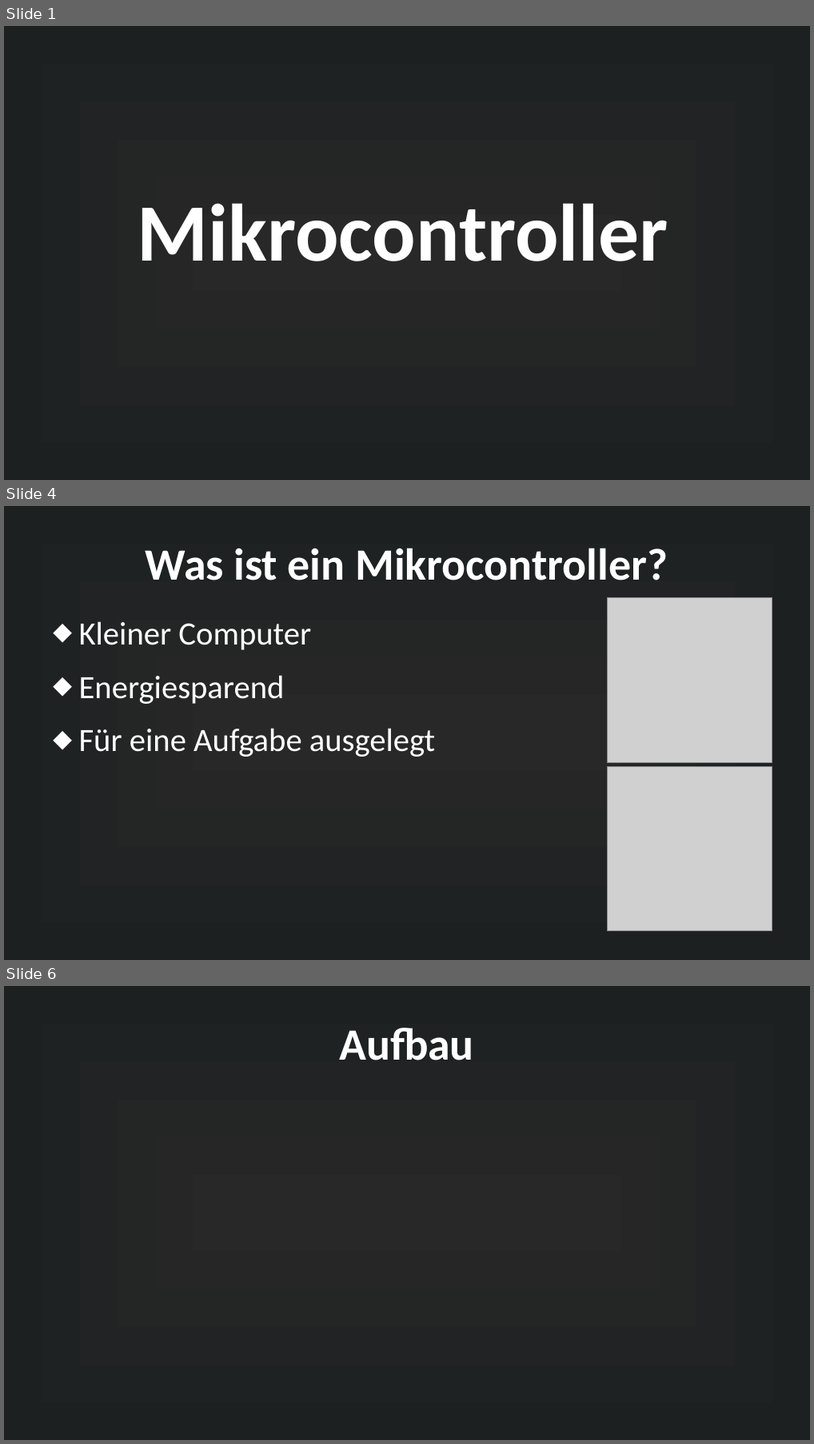
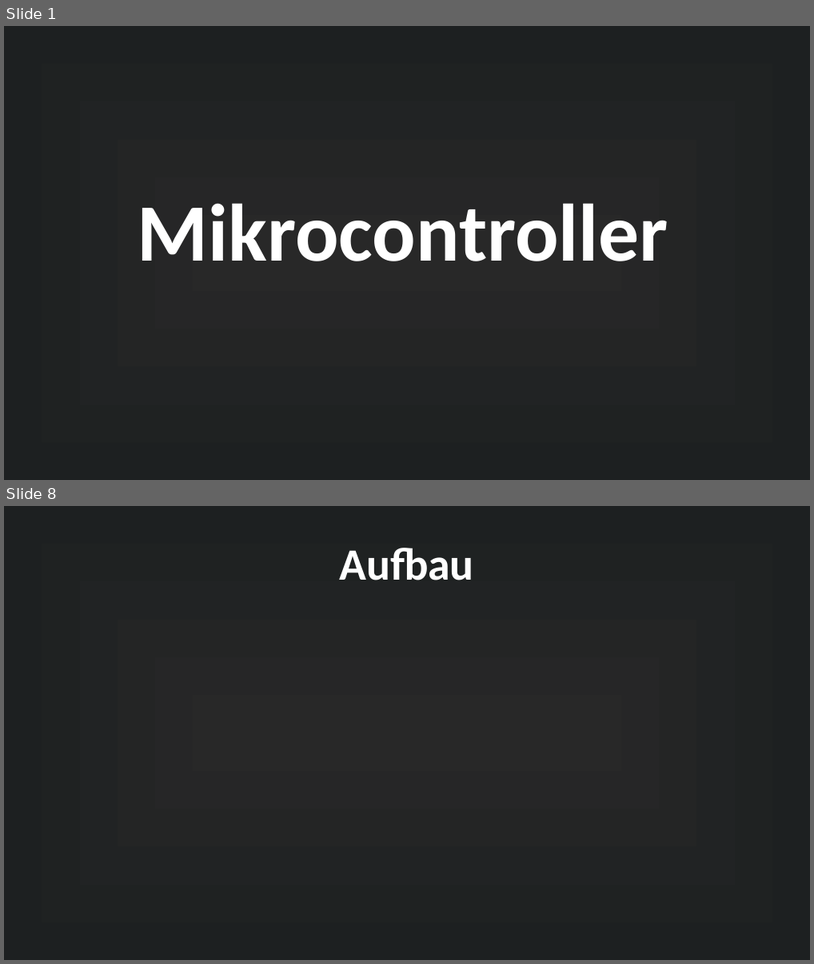
Before and after one commit to MuffinKran24/IMP_GFS, a slide deck: Mikrocontroller_GFS.odp. Shown one above the other, each under a label of ours: slides 1, 4 and 6 before the commit, slides 1 and 8 after it; the slides between them are not shown. The pictures are 814x1444 and 814x964 pixels, drawn with LibreOffice and Linux fonts; fonts in the diff are those of the drawing; grey boxes stand for pictures. Boxes give left, top, right and bottom in pixels: in the first picture for what was removed or moved away, otherwise in the second. Text is boxed around its words. In the diff, an @@ line names an element or a change of style, - is before the commit and + after.

```diff
--- a/Mikrocontroller_GFS.odp
+++ b/Mikrocontroller_GFS.odp
@@ slide 4 removed at (x1=4, y1=506, x2=810, y2=960), background gradient #282828 to #1D2021 @@
@@ title removed at (x1=145, y1=548, x2=668, y2=580) @@
-Was ist ein Mikrocontroller?
@@ picture removed at (x1=608, y1=597, x2=772, y2=762) @@
@@ text removed at (x1=79, y1=621, x2=435, y2=756) @@
-⬥ Kleiner Computer
-⬥ Energiesparend
-⬥ Für eine Aufgabe ausgelegt
@@ picture removed at (x1=608, y1=766, x2=772, y2=931) @@
@@ what was slide 6 is now slide 8 @@
```
Also in this commit, not shown: 3 slides changed, 5 slides added, 12 other files.
